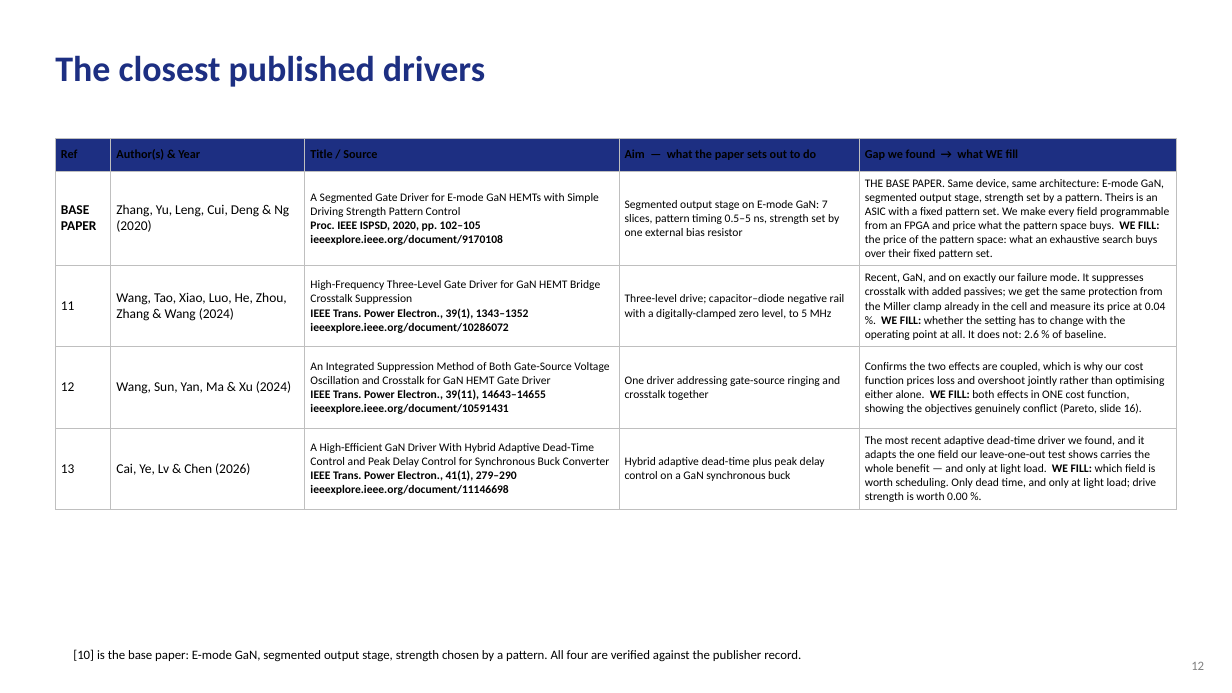
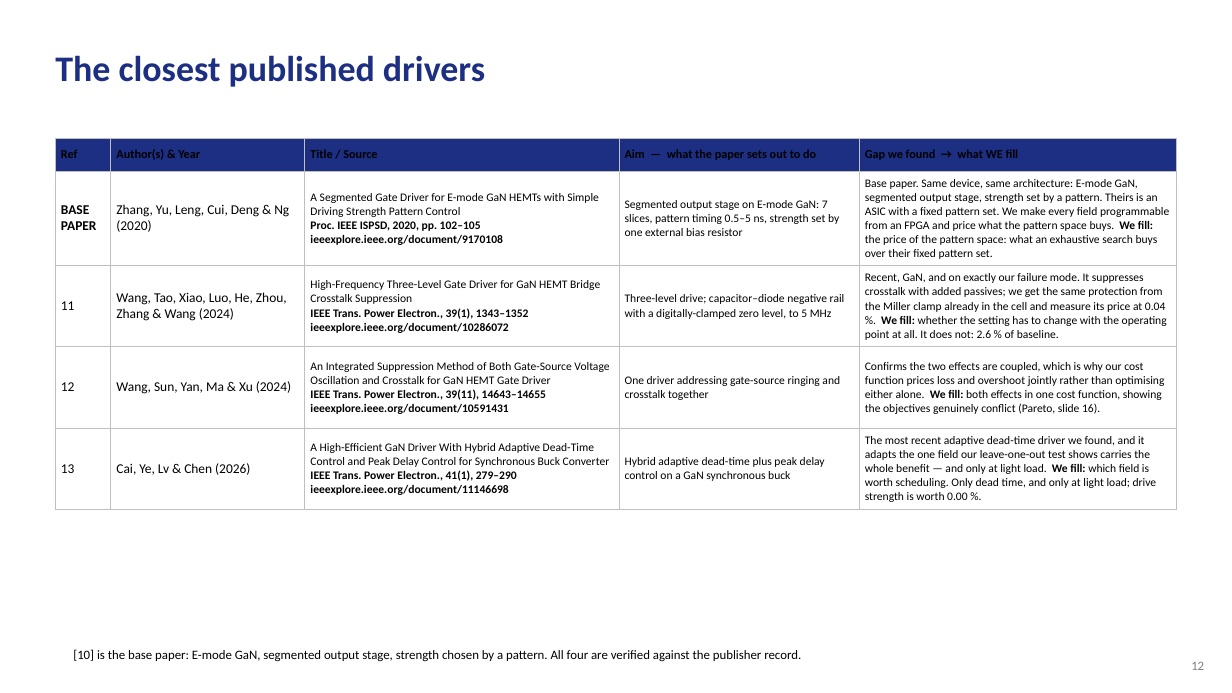
Before and after one commit to Amritha902/gan-driver, a slide deck: slide 12 of review/GaN_Review1_BACKUP.pptx. Drawn at 1232x693 pixels with LibreOffice and Linux fonts; fonts in the diff are those of the drawing. Boxes give left, top, right and bottom in pixels: in the first picture for what was removed or moved away, otherwise in the second. Text is boxed around its words. In the diff, an @@ line names an element or a change of style, - is before the commit and + after.

```diff
--- a/review/GaN_Review1_BACKUP.pptx
+++ b/review/GaN_Review1_BACKUP.pptx
@@ table at bbox=[55, 139, 1177, 506] @@
-row 2, column 5: THE BASE PAPER. Same device, same architecture: E-mode GaN, segmented output stage, strength set by a pattern. Theirs is an ASIC with a fixed pattern set. We make every field programmable from an FPGA and price what the pattern space buys. WE FILL: the price of the pattern space: what an exhaustive search buys over their fixed pattern set.
+row 2, column 5: Base paper. Same device, same architecture: E-mode GaN, segmented output stage, strength set by a pattern. Theirs is an ASIC with a fixed pattern set. We make every field programmable from an FPGA and price what the pattern space buys. We fill: the price of the pattern space: what an exhaustive search buys over their fixed pattern set.
-row 3, column 5: Recent, GaN, and on exactly our failure mode. It suppresses crosstalk with added passives; we get the same protection from the Miller clamp already in the cell and measure its price at 0.04 %. WE FILL: whether the setting has to change with the operating point at all. It does not: 2.6 % of baseline.
+row 3, column 5: Recent, GaN, and on exactly our failure mode. It suppresses crosstalk with added passives; we get the same protection from the Miller clamp already in the cell and measure its price at 0.04 %. We fill: whether the setting has to change with the operating point at all. It does not: 2.6 % of baseline.
-row 4, column 5: Confirms the two effects are coupled, which is why our cost function prices loss and overshoot jointly rather than optimising either alone. WE FILL: both effects in ONE cost function, showing the objectives genuinely conflict (Pareto, slide 16).
+row 4, column 5: Confirms the two effects are coupled, which is why our cost function prices loss and overshoot jointly rather than optimising either alone. We fill: both effects in one cost function, showing the objectives genuinely conflict (Pareto, slide 16).
-row 5, column 5: The most recent adaptive dead-time driver we found, and it adapts the one field our leave-one-out test shows carries the whole benefit — and only at light load. WE FILL: which field is worth scheduling. Only dead time, and only at light load; drive strength is worth 0.00 %.
+row 5, column 5: The most recent adaptive dead-time driver we found, and it adapts the one field our leave-one-out test shows carries the whole benefit — and only at light load. We fill: which field is worth scheduling. Only dead time, and only at light load; drive strength is worth 0.00 %.
```
Also in this commit, not shown: 43 other slides changed, 10 other files.
